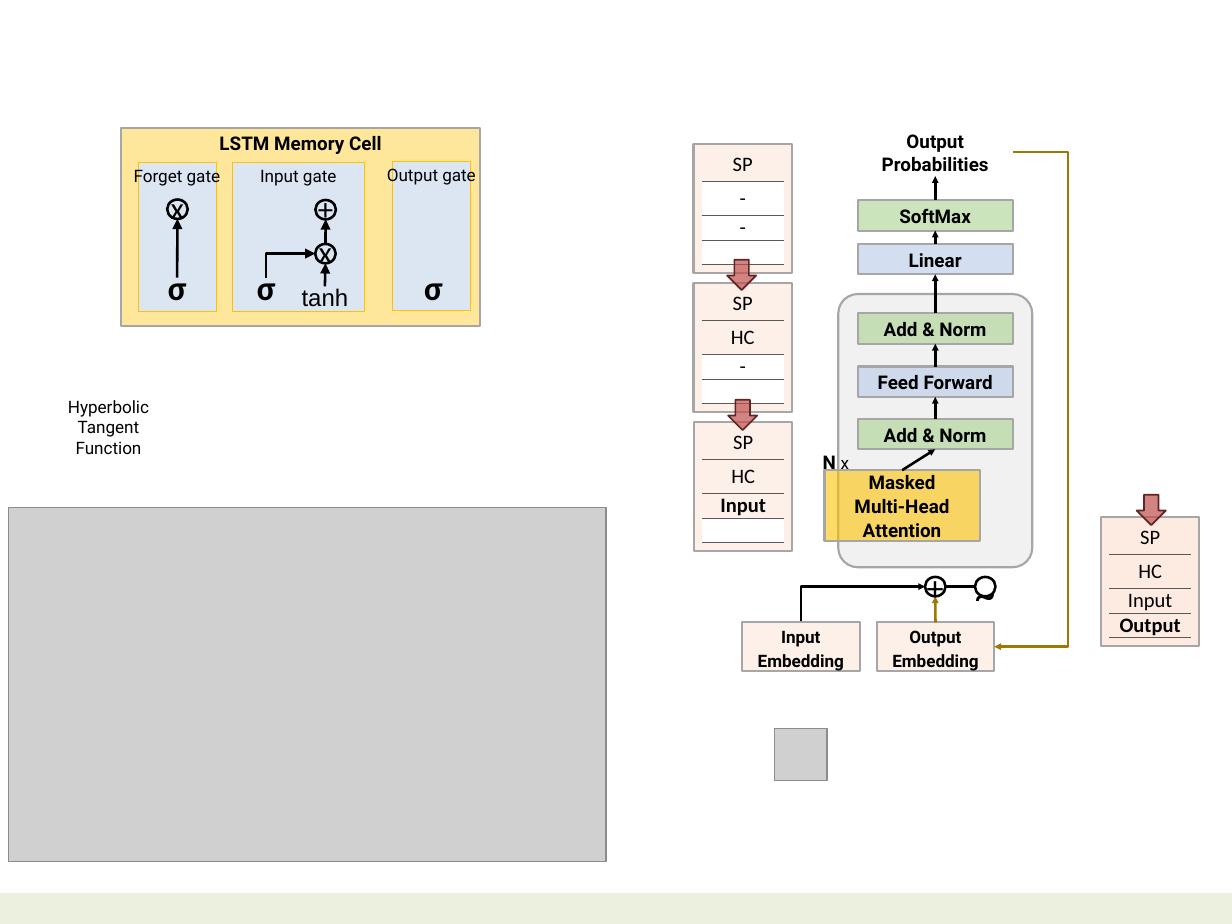
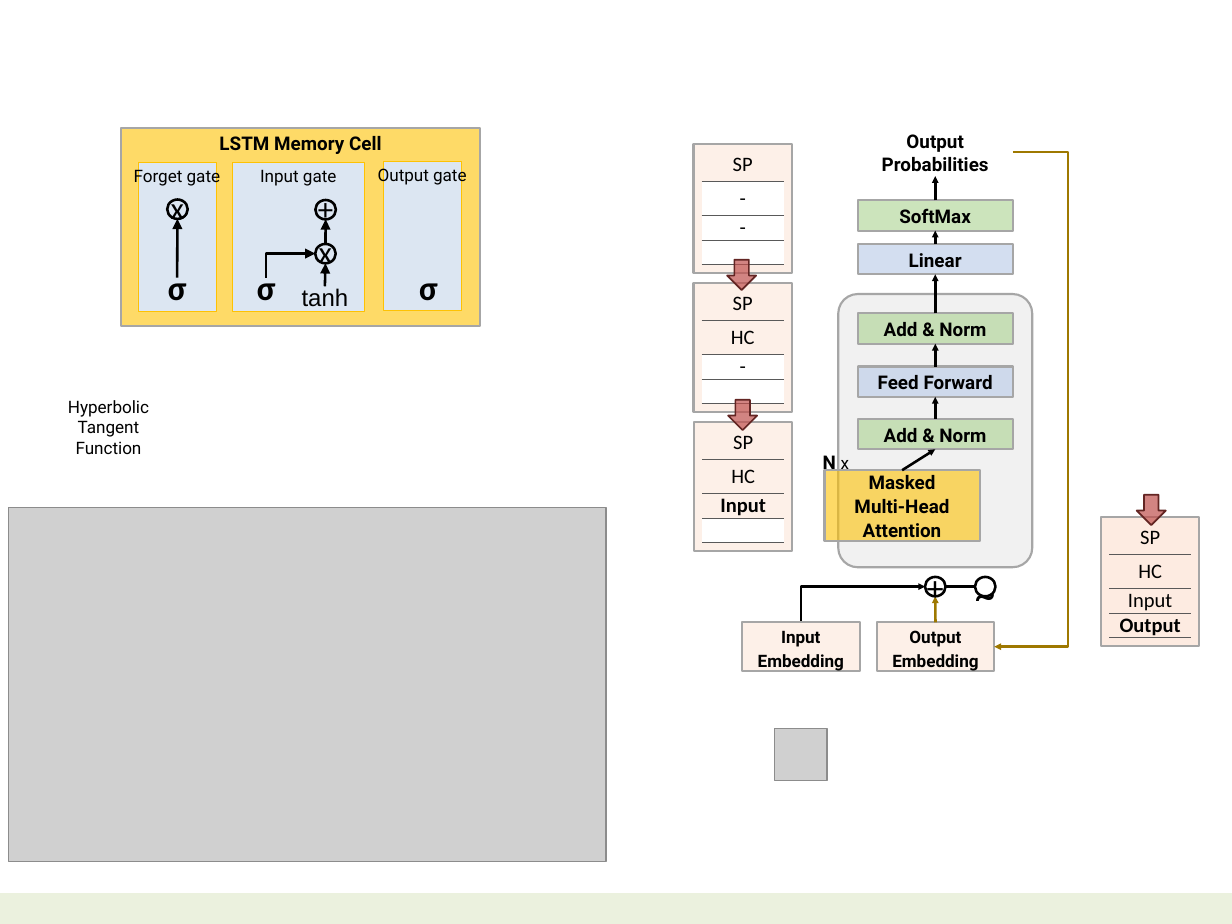
Before and after one commit to navibator/crazy-ai, a slide deck: slide 5 of ai-kimi.pptx. Drawn at 1232x924 pixels with LibreOffice and Linux fonts; fonts in the diff are those of the drawing; grey boxes stand for pictures. Boxes give left, top, right and bottom in pixels: in the first picture for what was removed or moved away, otherwise in the second. Text is boxed around its words. In the diff, an @@ line names an element or a change of style, - is before the commit and + after.

Commit message:
kimi rnn and lstm

```diff
--- a/ai-kimi.pptx
+++ b/ai-kimi.pptx
@@ rectangle "LSTM Memory Cell" at box(121, 128, 479, 326): fill #FEC203 at 40% opacity to #FEC203 at 60% opacity @@
@@ rectangle "Output gate": place and size @@
-rectangle "Output gate" at box(392, 161, 469, 310)
+rectangle "Output gate" at box(383, 161, 461, 310)
@@ text "σ": place and size @@
-text "σ" at box(424, 283, 443, 301)
+text "σ" at box(419, 283, 438, 301)
```
Also in this commit, not shown: 1 other slide changed, 2 slides added, 2 slides removed, 3 other files.
